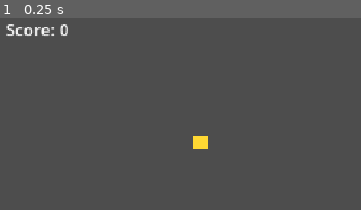
Above: before the commit, frame 1.
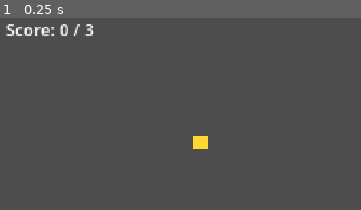
Above: after the commit, the same moment.

Repository: kimtuna/test_game
Game: Godot game, scene res://scenes/Main.tscn
The game is run twice, just before and just after one commit, with the same random seed, the same clock (stepped at 60 frames per second) and the same inputs.
Inputs:
- Up to frame 1 (0.25 s): no input
The pictures show only the part of the screen within x 0-50%, y 0-50%; the shares and areas given below are measured in that part.

The runs differ from the first frame. In frame 1, 0.2% of the frame differs, in the area x 20-27%, y 3-10%.

Commit message:
feat: 점수 표시를 "N / 총개수" 형식으로 변경 — 목표 개수 없이 현재 점수만 보여줘 몇 개를 더 모아야 하는지 알 수 없던 점을 보강
Co-Authored-By: Claude Sonnet 5 <noreply@anthropic.com>

Diff:
--- a/scripts/main.gd
+++ b/scripts/main.gd
@@ -20,4 +20,4 @@
 		clear_label.visible = true
 
 func _update_label() -> void:
-	score_label.text = "Score: %d" % score
+	score_label.text = "Score: %d / %d" % [score, total_items]
--- a/tests/loop_headless_test.gd
+++ b/tests/loop_headless_test.gd
@@ -30,7 +30,7 @@
 	var score_label: Label = main.get_node("UI/ScoreLabel")
 	var clear_label: Label = main.get_node("UI/ClearLabel")
 
-	var expected_score_text := "Score: %d" % main.total_items
+	var expected_score_text := "Score: %d / %d" % [main.total_items, main.total_items]
 	if score_label.text != expected_score_text:
 		push_error("FAIL: ScoreLabel = '%s', expected '%s'" % [score_label.text, expected_score_text])
 		ok = false
